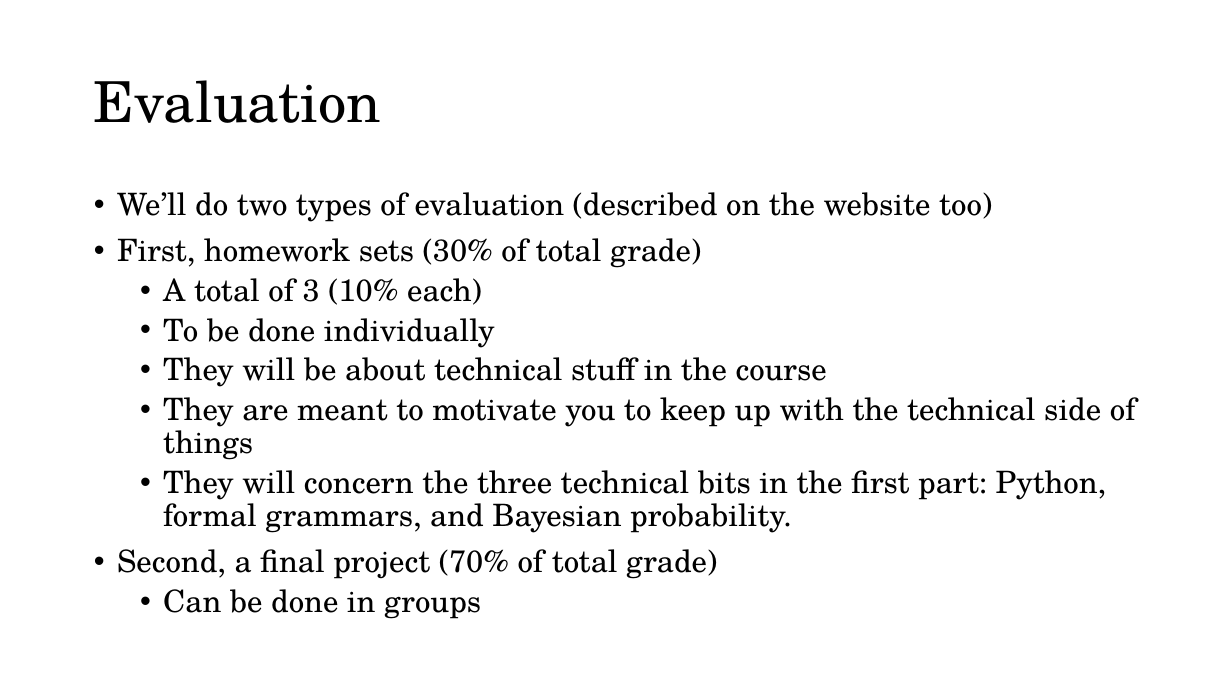
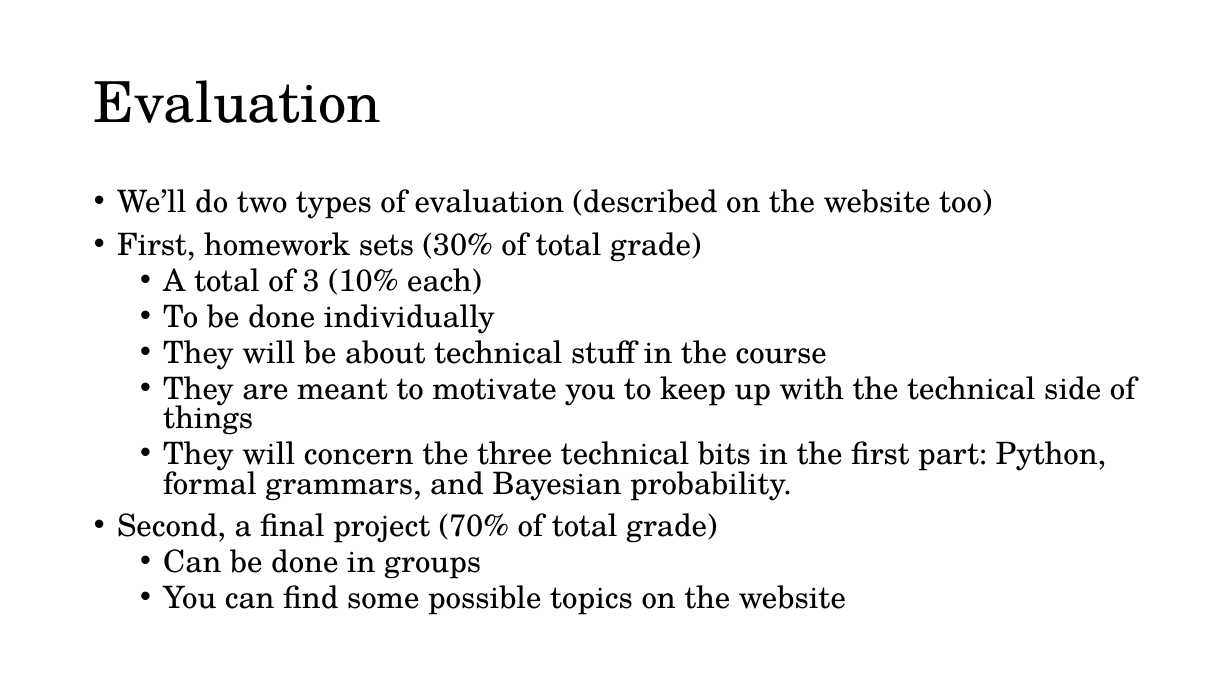
Before and after one commit to thelogicalgrammar/pLoT_course, a slide deck: slide 6 of book/lectures/1_introduction.pptx. Drawn at 1232x693 pixels with LibreOffice and Linux fonts; fonts in the diff are those of the drawing; background and template pictures are left out. Boxes give left, top, right and bottom in pixels: in the first picture for what was removed or moved away, otherwise in the second. Text is boxed around its words. In the diff, an @@ line names an element or a change of style, - is before the commit and + after.

Commit message:
Update website

```diff
--- a/book/lectures/1_introduction.pptx
+++ b/book/lectures/1_introduction.pptx
@@ text at bbox=[117, 189, 1136, 579]: line spacing 0.9 to 0.8 @@
@@ text at bbox=[163, 578, 846, 615]: paragraph added @@
+  • You can find some possible topics on the website
```
Also in this commit, not shown: 6 other slides changed, 3 slides added, 1 slide removed, 29 other files.
